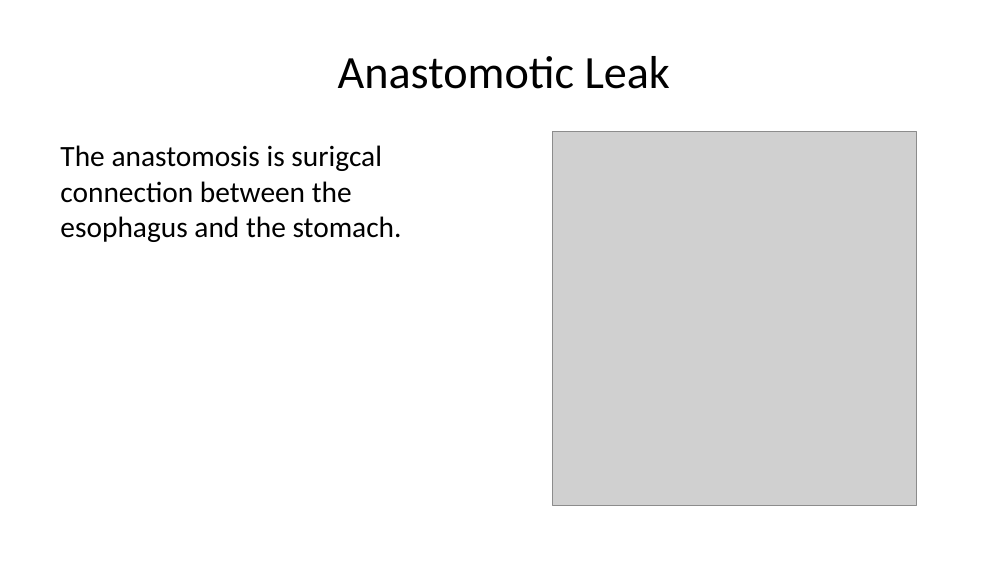
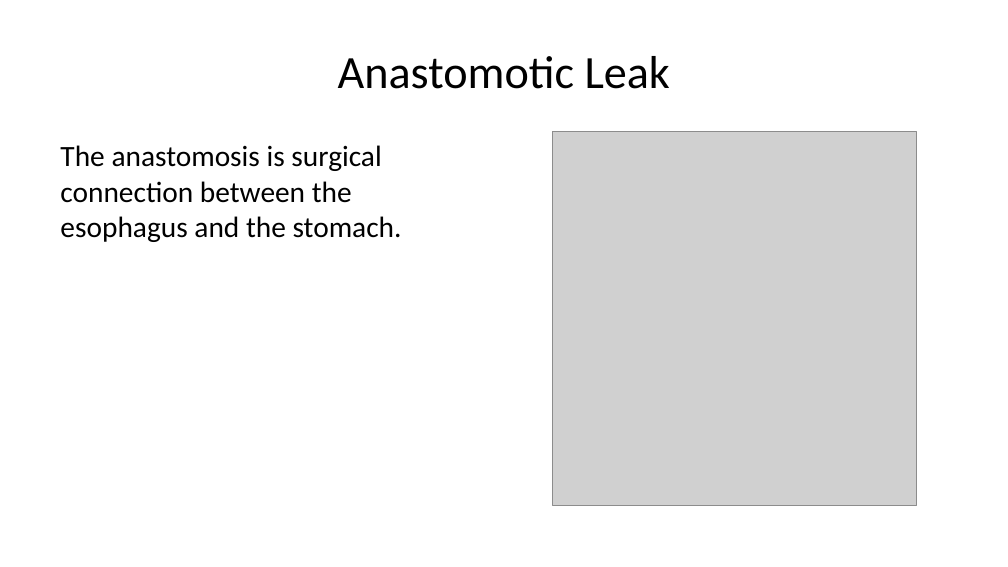
Before and after one commit to jcsalo/patient_education, a slide deck: slide 14 of lci_surgery.pptx (slide 13 before the commit). Drawn at 1008x567 pixels with LibreOffice and Linux fonts; fonts in the diff are those of the drawing; grey boxes stand for pictures. Boxes give left, top, right and bottom in pixels: in the first picture for what was removed or moved away, otherwise in the second. Text is boxed around its words. In the diff, an @@ line names an element or a change of style, - is before the commit and + after.

```diff
--- a/lci_surgery.pptx
+++ b/lci_surgery.pptx
@@ text at [60, 145, 402, 242]: text changed @@
-The anastomosis is surigcal connection between the esophagus and the stomach.
+The anastomosis is surgical connection between the esophagus and the stomach.
```
Also in this commit, not shown: 3 other slides changed, 1 slide added, 29 other files.
